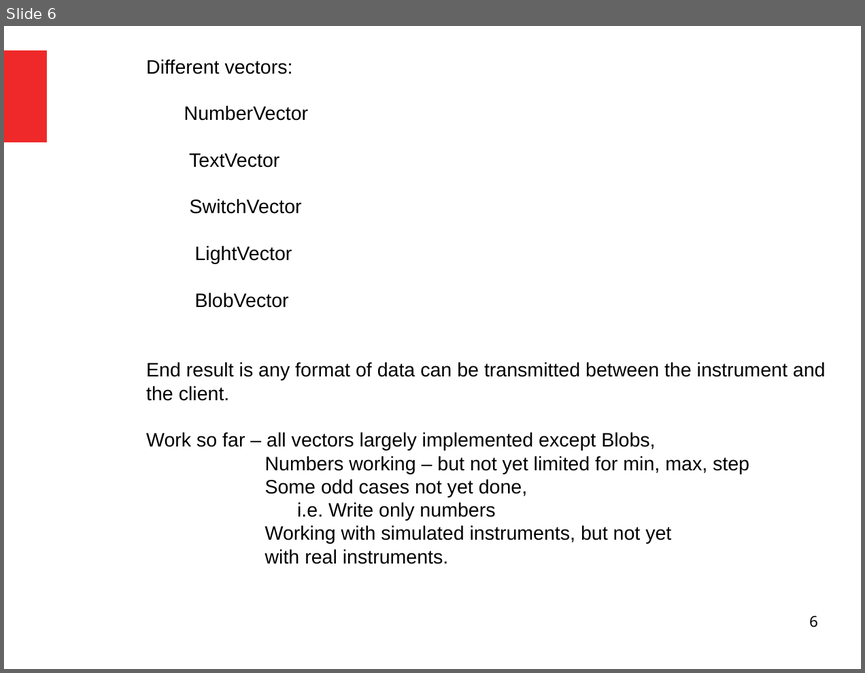
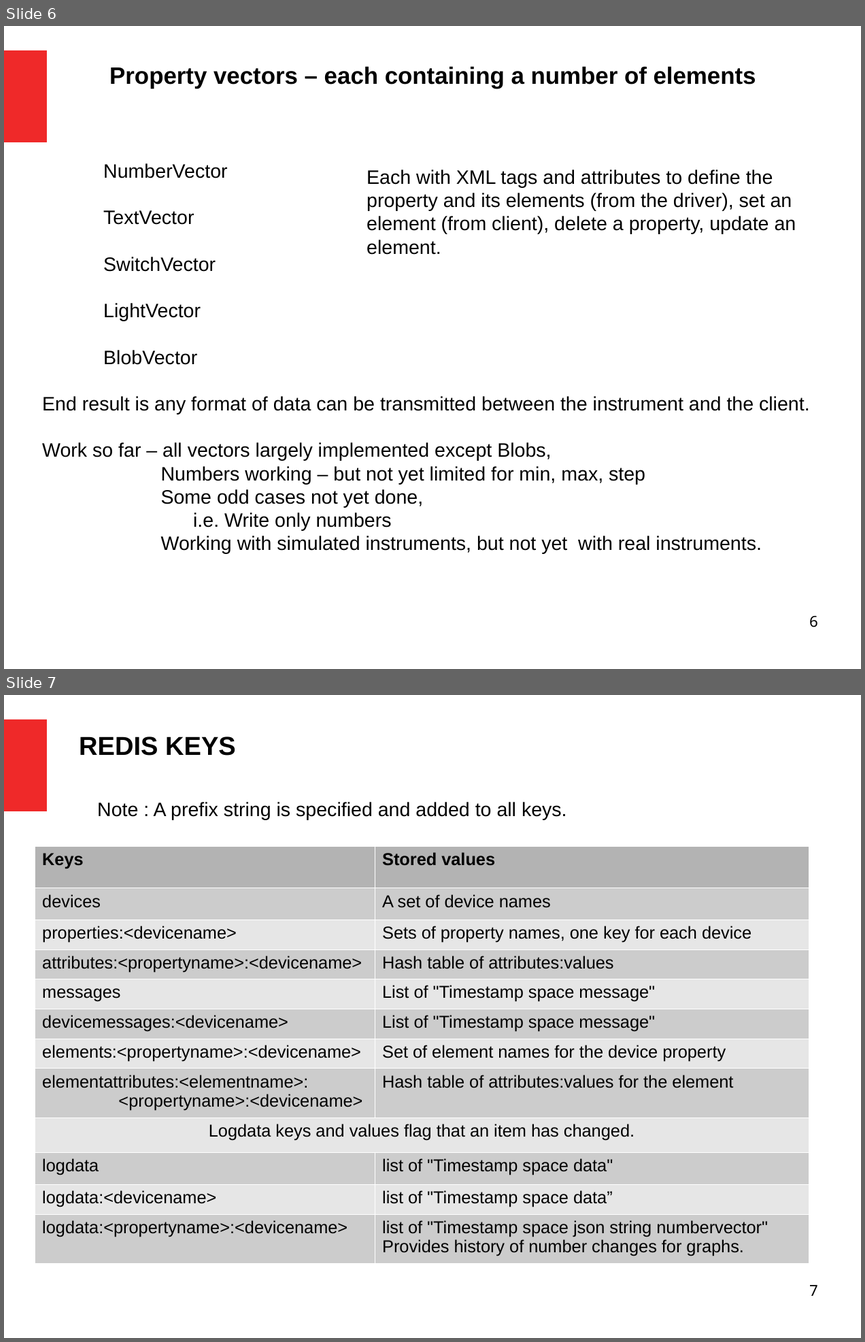
Before and after one commit to bernie-skipole/indi, a slide deck: indislides.odp. Shown one above the other, each under a label of ours: slide 6 before the commit, slides 6 and 7 after it. The pictures are 865x673 and 865x1342 pixels, drawn with LibreOffice and Linux fonts; fonts in the diff are those of the drawing. Boxes give left, top, right and bottom in pixels: in the first picture for what was removed or moved away, otherwise in the second. Text is boxed around its words. In the diff, an @@ line names an element or a change of style, - is before the commit and + after.

```diff
--- a/indislides.odp
+++ b/indislides.odp
@@ slide 7 added at (4, 695, 861, 1338), background #FFFFFF; not listed: 1 template element that a slide beside it also shows @@
@@ text added at (79, 736, 236, 756), 24 pt, text #000000, bold @@
+REDIS KEYS
@@ text added at (97, 802, 567, 819), 18 pt, text #000000 @@
+Note : A prefix string is specified and added to all keys.
@@ table added at (35, 846, 808, 1259), 12 rows, 2 columns @@
+Keys | Stored values
+devices | A set of device names
+properties:<devicename> | Sets of property names, one key for each device
+attributes:<propertyname>:<devicename> | Hash table of attributes:values
+messages | List of "Timestamp space message"
+devicemessages:<devicename> | List of "Timestamp space message"
+elements:<propertyname>:<devicename> | Set of element names for the device property
+elementattributes:<elementname>: / <propertyname>:<devicename> | Hash table of attributes:values for the element
+Logdata keys and values flag that an item has changed. | 
+logdata | list of "Timestamp space data"
+logdata:<devicename> | list of "Timestamp space data”
+logdata:<propertyname>:<devicename> | list of "Timestamp space json string numbervector" Provides history of number changes for graphs.
@@ page number added at (809, 1285, 818, 1295), 14 pt, text #000000 @@
+7
@@ slide 6 changed as well @@
@@ text added at (109, 66, 756, 89), 22 pt, text #000000, bold @@
+Property vectors – each containing a number of elements
@@ text at (146, 59, 309, 308): paragraphs removed @@
-Different vectors:
-NumberVector
-TextVector
-SwitchVector
-LightVector
-BlobVector
@@ text added at (103, 163, 227, 365), 18 pt, text #000000 @@
+NumberVector
+TextVector
+SwitchVector
+LightVector
+BlobVector
@@ text added at (366, 169, 796, 254), 18 pt, text #000000 @@
+Each with XML tags and attributes to define the property and its elements (from the driver), set an element (from client), delete a property, update an element.
@@ text "End result is any format ...": place and size @@
-text "End result is any format ..." at (146, 59, 825, 564)
+text "End result is any format ..." at (42, 396, 810, 554)
@@ text at (161, 535, 761, 554): text changed @@
-Working with simulated instruments, but not yet
-with real instruments.
+Working with simulated instruments, but not yet with real instruments.
```
Also in this commit, not shown: 7 other slides changed, 1 other slide added.
